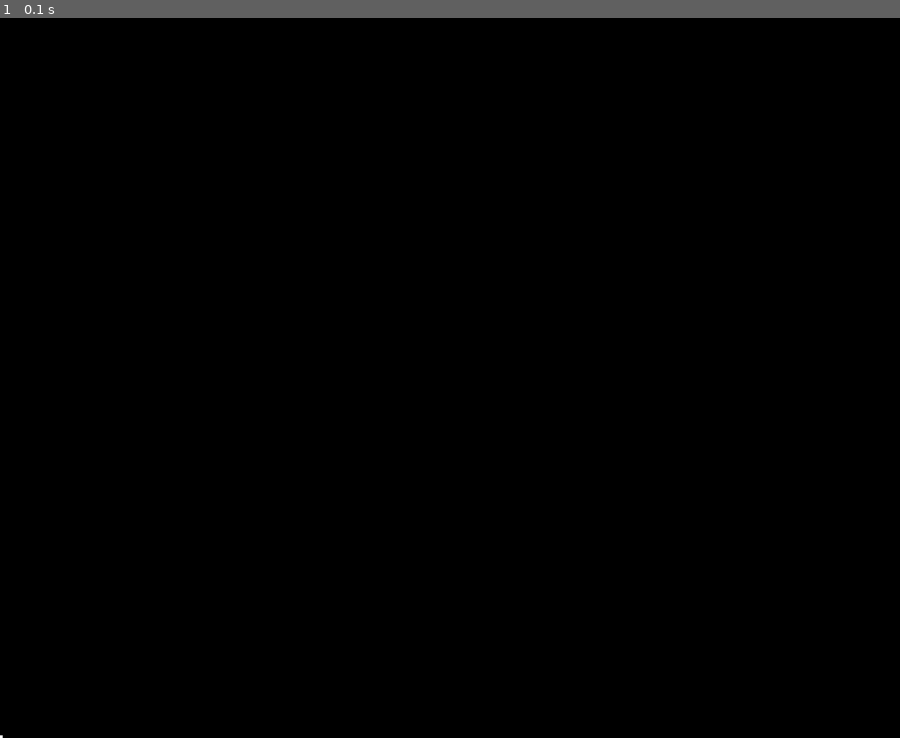
Above: before the commit, frame 1.
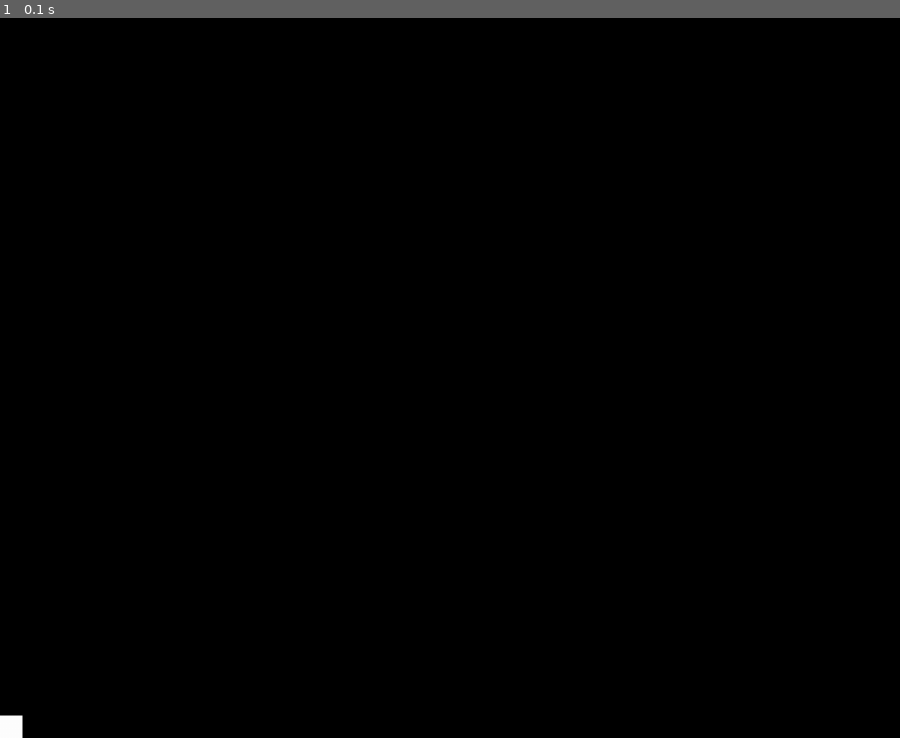
Above: after the commit, the same moment.

Repository: chillcoffee/OpenGL
Game: pygame game, started from HO2/PlotPoints.py
The game is run twice, just before and just after one commit, with the same random seed, the same clock (stepped at 60 frames per second) and the same inputs.
Inputs:
- Up to frame 1 (0.1 s): no input

The runs differ from the first frame. In frame 1, less than 0.1% of the frame differs, in the area x 0-3%, y 96-100%.

Commit message:
edited todos for emc2b

Diff:
--- a/HO2/PlotPointsStart.py
+++ b/HO2/PlotPoints.py
@@ -2,7 +2,7 @@
 from pygame.locals import *
 from OpenGL.GL import *
 from OpenGL.GLU import *
-#seatwork2: import numpy
+#todo: seatwork 3: import and install numpy
 
 pygame.init()
 
@@ -16,18 +16,21 @@
 def init_ortho():
     glMatrixMode(GL_PROJECTION)
     glLoadIdentity()
-    gluOrtho2D(0, 640, 0, 480)  #seatwork1: make the point appear at the center
+    gluOrtho2D(0,640,0,480) #todo: seatwork1: make the point appear at the center
+    #todo seatwork5: zoom in to show the curves of the graph
 
 
 def plot_graph():
     glBegin(GL_POINTS)
+    #todo: seatwork3: plot the graph of the line
     glVertex2f(0, 0)
+    #todo: seatwork4: change the arange params to fill the entire screen with the graph
     glEnd()
 
 
 done = False
 init_ortho()
-glPointSize(5)
+glPointSize(50)
 while not done:
     for event in pygame.event.get():
         if event.type == pygame.QUIT:
@@ -36,7 +39,7 @@
     glClear(GL_COLOR_BUFFER_BIT | GL_DEPTH_BUFFER_BIT)
     glMatrixMode(GL_MODELVIEW)
     glLoadIdentity()
-    plot_graph()    #seatwork3: plot this line f(x) = e raise to cos (2pix)
+    plot_graph()
     pygame.display.flip()
     pygame.time.wait(100)
 pygame.quit()
